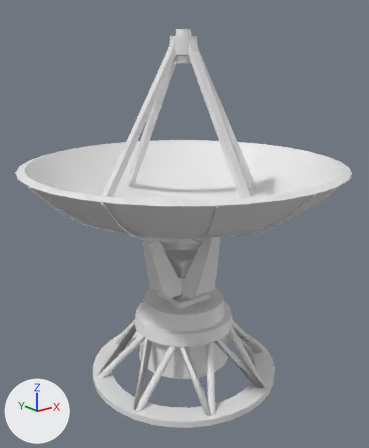
Renders of the OBJ model cosmodrone/assets/station-parts/platform_antenna.obj from each side of a commit.
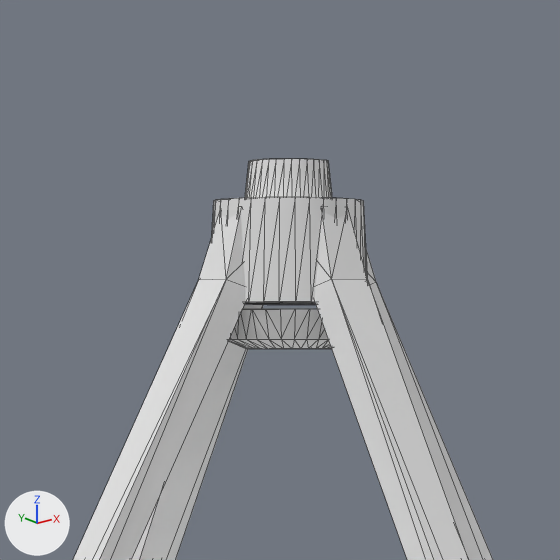
The first picture shows the older version from a camera (50 mm lens) standing at (-1.173, -1.472, 0.599) and looking at (-0.006, -0.013, 0.015). The close-ups show both versions on the part from 36% to 63% of the width and 0% to 23% of the height of that picture. Every picture has the same lights, and +X, +Y and +Z are marked at lower left. The close-ups show mesh edges as thin lines. Where no turn or scale is listed for an object, it has been applied to the vertices.

The first close-up shows 'Platform_Antenna_Cylinder.113'.
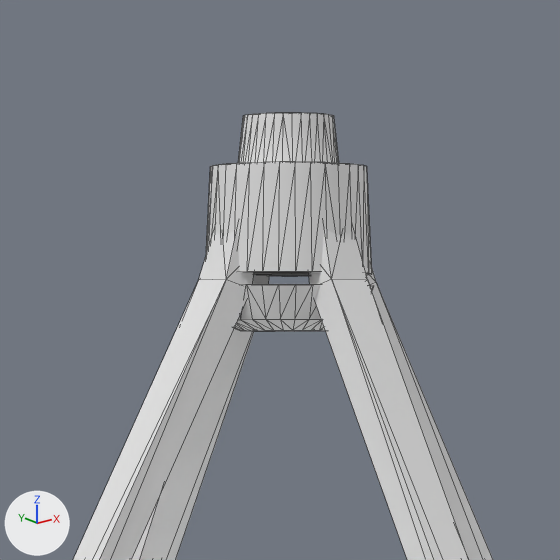
Changed parts and their boxes [x1, y1, x2, y2] in the close-ups (560 x 560 px; the box of a moved part takes in the faces that stretch with it):
```json
{"object": "Platform_Antenna_Cylinder.113", "change": "reshaped", "before": [73, 159, 493, 560], "after": [73, 113, 493, 560]}
{"part": 1, "of": "me_platform_antenna_cylinder_113", "change": "moved or reshaped", "before": [229, 309, 332, 349], "after": [234, 284, 373, 331]}
{"part": 2, "of": "me_platform_antenna_cylinder_113", "change": "moved or reshaped", "before": [212, 197, 367, 305], "after": [206, 162, 372, 276]}
{"part": 3, "of": "me_platform_antenna_cylinder_113", "change": "moved or reshaped", "before": [245, 159, 332, 198], "after": [238, 113, 339, 163]}
```

The change, as JSON lines over the scene's bpy script:
```json
{"block": "me_platform_antenna_cylinder_113", "where": "me_platform_antenna_cylinder_113.from_pydata(...)  # 1232 vertices, 2396 faces; spans x -0.596..0.598, y -0.597..0.597, z -0.621..0.712"}
{"block": "me_platform_antenna_cylinder_113", "where": "# used by ob_platform_antenna_cylinder_113; location = (0.0, 0.0, 0.0)"}
{"block": "me_platform_antenna_cylinder_113", "change": "me_platform_antenna_cylinder_113 part 1: the loose piece of 96 vertices spanning x -0.047..0.047, y -0.047..0.047, z 0.601..0.624 is scaled about its middle by 1.14, then moved by (0.0, 0.0, 0.013)"}
{"block": "me_platform_antenna_cylinder_113", "change": "me_platform_antenna_cylinder_113 part 2: the loose piece of 64 vertices spanning x -0.051..0.051, y -0.051..0.051, z 0.628..0.689 is scaled about its middle by 1.04, then moved by (0.0, 0.0, 0.019)"}
{"block": "me_platform_antenna_cylinder_113", "change": "me_platform_antenna_cylinder_113 part 3: the loose piece of 64 vertices spanning x -0.029..0.029, y -0.029..0.029, z 0.679..0.712 is scaled about its middle by 1.14, then moved by (0.0, 0.0, 0.024)"}
```
